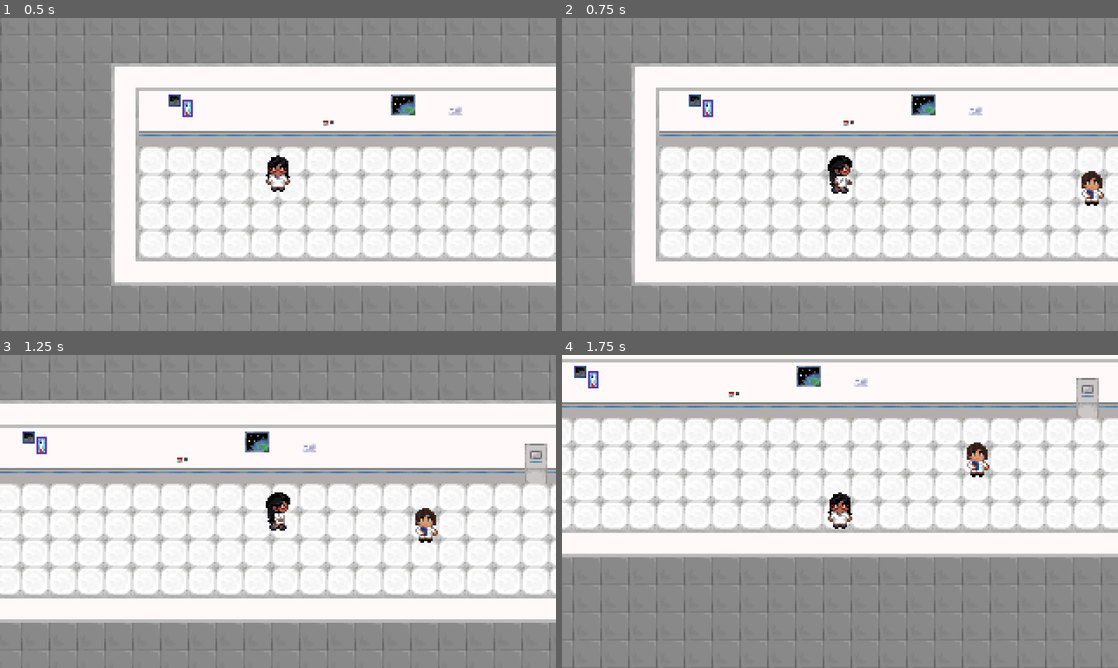
Above: before the commit, frames 1-4 (two rows, left to right).
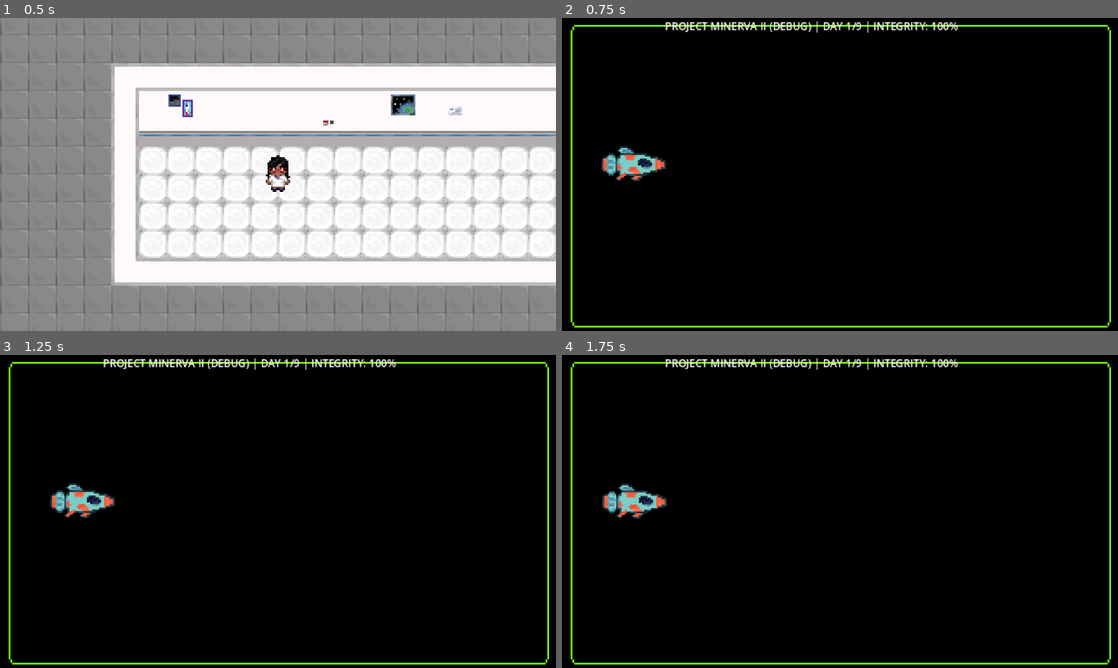
Above: after the commit, the same moments.

Repository: Eduplyer/RocketMission
Game: Godot game, scene res://Environment/space_center.tscn
The game is run twice, just before and just after one commit, with the same random seed, the same clock (stepped at 60 frames per second) and the same inputs.
Inputs (mouse positions are in pixels of both pictures, inside the frame that each line leads up to):
- Up to frame 1 (0.5 s): no input
- Up to frame 2 (0.75 s): tap Enter at 0.5 s; move the mouse to (962, 158) at 0.52 s; hold D (Right) from 0.53 s (still down); tap 1 at 0.6 s
- Up to frame 3 (1.25 s): keep holding D (Right)
- Up to frame 4 (1.75 s): move the mouse to (728, 527) at 1.27 s; release D (Right) at 1.28 s; hold S (Down) from 1.28 s (still down); tap E (Take) at 1.35 s; tap 1 at 1.55 s

Frame 1 is identical in both runs. In frame 2, 100% of the frame differs, in the area x 0-100%, y 0-100%; in frame 3, 100%; in frame 4, 100%.

Commit message:
final3

Diff:
--- a/Screens/build_rocket.gd
+++ b/Screens/build_rocket.gd
@@ -117,6 +117,12 @@
 	preparar_pestanas()
 	preparar_barras()
 	preparar_boton_construir()
+	if GmatManager and not GmatManager.mision_actual.is_empty():
+		var nombre_m: String = GmatManager.mision_actual.get("nombre", "")
+		# Todas tus misiones actuales llevan tripulación ("Test life support", "Crewed loop", "Crew transfer")
+		tipo_mision = "humana"
+		if "Minerva" in nombre_m:
+			aterrizaje = false
 	# Si el jugador ya había elegido piezas (y volvió "atrás"), se recuperan; si no, empieza de cero.
 	if not _restaurar_borrador():
 		configurar_mision(tipo_mision, aterrizaje)
@@ -475,6 +481,7 @@
 		"version": 1,
 		"tipo_mision": tipo_mision,
 		"aterrizaje": aterrizaje,
+		"destino": "luna_sobrevuelo" if "Minerva" in GmatManager.mision_actual.get("nombre", "") else "orbita_baja",
 		"piezas": seleccionadas.duplicate(),
 		"totales": {
 			"masa": tot["masa"],                      # unidades del juego
@@ -872,4 +879,16 @@
 						falta = false
 			if falta:
 				avisos.append("%s: %s" % [p["nombre"], String(pe["efecto"]).replace("_", " ")])
+	# Exigir subsistemas vitales mínimos para cualquier nave espacial
+	var categorias_presentes := {}
+	for id in ids:
+		categorias_presentes[piezas[id]["categoria"]] = true
+
+	var obligatorias := ["potencia", "control_actitud", "comunicaciones"]
+	if tipo_mision == "humana":
+		obligatorias.append("soporte_vital")
+
+	for cat in obligatorias:
+		if not categorias_presentes.has(cat):
+			errores.append("Missing subsystem: " + NOMBRES_CATEGORIA[cat])
 	return {"errores": errores, "avisos": avisos}
--- a/Screens/gmat.tscn
+++ b/Screens/gmat.tscn
@@ -68,6 +68,7 @@
 layout_mode = 2
 theme_override_colors/up_icon_modulate = Color(0, 0, 0, 1)
 theme_override_colors/down_icon_modulate = Color(0, 0, 0, 1)
+max_value = 500000.0
 
 [node name="LabelInclination" type="Label" parent="Panel/VBoxContainer"]
 layout_mode = 2
--- a/Scripts/GameManager.gd
+++ b/Scripts/GameManager.gd
@@ -1,103 +1,53 @@
 extends Node
 
-const PENALIZACION_PARAMETRO_GMAT := 20.0
-const RIESGO_BASE_MISION := 5.0
-
-## Ponlo en false antes de exportar el juego final para desactivar F8
+## Ponlo en false antes de exportar el juego final para desactivar teclas de prueba
 @export var debug_tecla_activa: bool = true
 @export var requerir_astronauta: bool = false
 
+# Estado de completado de cada etapa
 var nave_lista: bool = false
 var cohete_listo: bool = false
 var astronauta_listo: bool = false
 
-var riesgo_nave: float = 0.0
-var riesgo_cohete: float = 0.0
+# Penalizaciones acumuladas por malas decisiones de ingeniería (se restan a la integridad inicial en el espacio)
+var penalizacion_integridad_nave: int = 0
+var penalizacion_integridad_cohete: int = 0
 var riesgo_astronauta: float = 0.0
 
 var datos_nave: Dictionary = {}
 var datos_cohete: Dictionary = {}
 var astronauta_elegido: Dictionary = {}
-
-var detalle_nave: String = "Sin avisos técnicos"
-var detalle_cohete: String = "Sin avisos técnicos"
-
-signal estado_actualizado(probabilidad_exito: float, riesgo_total: float)
+var reporte_final: Dictionary = {}
+
+var detalle_nave: String = "Nominal"
+var detalle_cohete: String = "Nominal"
+
+signal estado_actualizado(integridad_inicial: int)
 signal lanzamiento_finalizado(resultado: Dictionary)
 
-
-
-# --- ATAJO DE PRUEBA (TECLA F8) ---
+# Teletransporte de main_character tras salir del ensamblaje
+var teletransporte_pendiente: bool = false
+var posicion_destino_player: Vector2 = Vector2.ZERO
+
+
 func _unhandled_input(event: InputEvent) -> void:
 	if not debug_tecla_activa:
 		return
 	if event is InputEventKey and event.pressed and not event.echo:
 		if event.keycode == KEY_1 or event.keycode == KEY_KP_1:
-			pass
-
-
-func forzar_prueba_eventos() -> void:
-	print("[GameManager DEBUG] Activando space screen desde GUI con F8...")
-
-	if GmatManager.mision_actual.is_empty():
-		GmatManager.mision_actual = {
-			"nombre": "Project Minerva II (Debug)",
-			"destino": "Lunar Flyby - 9 Days",
-			"duracion_dias": 9,
-			"pista": "Debug flight simulation."
-		}
-	if GmatManager.parametros_jugador.is_empty():
-		GmatManager.parametros_jugador = {
-			"altitud": 384000.0,
-			"inclination": 28.5,
-			"circularity": 5.0
-		}
-	GmatManager.mision_exitosa = true
-	GmatManager.ultimo_resultado = {
-		"exito": true,
-		"altitud_ok": true,
-		"inclinacion_ok": true,
-		"circularidad_ok": true
-	}
-
-	nave_lista = true
-	cohete_listo = true
-	astronauta_listo = true
-	riesgo_nave = 0.0
-	riesgo_cohete = 0.0
-	riesgo_astronauta = 0.0
-
-	abrir_pantalla_eventos()
-
-
-# --- ABRIR LA PANTALLA INSTANCIADA EN GUI ---
-func abrir_pantalla_eventos() -> void:
-	var pantalla := get_tree().get_first_node_in_group("pantalla_eventos")
-	if pantalla and pantalla.has_method("iniciar_simulacion_vuelo"):
-		pantalla.iniciar_simulacion_vuelo()
-	else:
-		push_error("No se encontró 'space screen' en el grupo 'pantalla_eventos' dentro de GUI.")
-
-
-# --- REGISTRO DE ETAPAS ---
-func registrar_nave(riesgo_calculado: float, descripcion_fallo: String = "", datos: Dictionary = {}) -> void:
-	nave_lista = true
-	datos_nave = datos.duplicate(true)
-	riesgo_nave = clampf(riesgo_calculado, 0.0, 15.0)
-	detalle_nave = descripcion_fallo if descripcion_fallo != "" else "Configuración nominal"
-	cohete_listo = false
-	_notificar_cambio()
-var teletransporte_pendiente: bool = false
-var posicion_destino_player: Vector2 = Vector2.ZERO
+			forzar_prueba_eventos()
+
+
+func _process(_delta: float) -> void:
+	if teletransporte_pendiente:
+		_intentar_teletransportar_player()
+
 
 func solicitar_teletransporte_player(pos: Vector2) -> void:
 	posicion_destino_player = pos
 	teletransporte_pendiente = true
 	_intentar_teletransportar_player()
 
-func _process(_delta: float) -> void:
-	if teletransporte_pendiente:
-		_intentar_teletransportar_player()
 
 func _intentar_teletransportar_player() -> void:
 	var escena := get_tree().current_scene
@@ -112,11 +62,25 @@
 		player.global_position = posicion_destino_player
 		teletransporte_pendiente = false
 
+
+# --- REGISTRO DE ETAPAS ---
+
+func registrar_nave(riesgo_calculado: float, descripcion_fallo: String = "", datos: Dictionary = {}) -> void:
+	nave_lista = true
+	datos_nave = datos.duplicate(true)
+	# Cada aviso técnico de la nave resta integridad inicial al despegar (máx -25%)
+	penalizacion_integridad_nave = clampi(int(round(riesgo_calculado)), 0, 25)
+	detalle_nave = descripcion_fallo if descripcion_fallo != "" else "Nominal"
+	cohete_listo = false
+	_notificar_cambio()
+
+
 func registrar_cohete(riesgo_calculado: float, descripcion_fallo: String = "", datos: Dictionary = {}) -> void:
 	cohete_listo = true
 	datos_cohete = datos.duplicate(true)
-	riesgo_cohete = clampf(riesgo_calculado, 0.0, 25.0)
-	detalle_cohete = descripcion_fallo if descripcion_fallo != "" else "Configuración nominal"
+	# Baja fiabilidad o vulnerabilidades del cohete restan integridad inicial (máx -35%)
+	penalizacion_integridad_cohete = clampi(int(round(riesgo_calculado)), 0, 35)
+	detalle_cohete = descripcion_fallo if descripcion_fallo != "" else "Nominal"
 	_notificar_cambio()
 
 
@@ -128,47 +92,48 @@
 	_notificar_cambio()
 
 
-# --- CÁLCULO DE RIESGO ---
-func obtener_riesgo_gmat() -> float:
-	if GmatManager.ultimo_resultado.is_empty():
-		return 60.0
-
-	var res: Dictionary = GmatManager.ultimo_resultado
-	var riesgo := 0.0
-	if not res.get("altitud_ok", false):
-		riesgo += PENALIZACION_PARAMETRO_GMAT
-	if not res.get("inclinacion_ok", false):
-		riesgo += PENALIZACION_PARAMETRO_GMAT
-	if not res.get("circularidad_ok", false):
-		riesgo += PENALIZACION_PARAMETRO_GMAT
-	return riesgo
-
-
-func calcular_riesgo_total() -> float:
-	var total := RIESGO_BASE_MISION + obtener_riesgo_gmat() + riesgo_cohete + riesgo_nave + riesgo_astronauta
-	return clampf(total, 1.0, 99.0)
-
-
-func obtener_probabilidad_exito() -> float:
-	return 100.0 - calcular_riesgo_total()
+# Calcula con cuánta integridad (40% a 100%) empezará la nave en space_screen
+func obtener_integridad_inicial() -> int:
+	var dano_previo := penalizacion_integridad_nave + penalizacion_integridad_cohete + int(round(riesgo_astronauta))
+	return clampi(100 - dano_previo, 40, 100)
 
 
 func _notificar_cambio() -> void:
-	estado_actualizado.emit(obtener_probabilidad_exito(), calcular_riesgo_total())
-
-
-# --- VERIFICACIÓN Y LANZAMIENTO ---
+	estado_actualizado.emit(obtener_integridad_inicial())
+
+
+# --- VERIFICACIÓN ESTRICTA DE SECUENCIA ---
+
 func verificar_requisitos_lanzamiento() -> Dictionary:
 	var faltantes: Array[String] = []
 
+	# 1. Misión aceptada
 	if GmatManager.mision_actual.is_empty():
 		faltantes.append("Select and accept a Mission")
+
+	# 2. GMAT calibrado Y dentro de los rangos correctos de la misión
 	if GmatManager.parametros_jugador.is_empty():
 		faltantes.append("Calibrate orbital parameters in GMAT")
+	elif not GmatManager.mision_exitosa:
+		var res: Dictionary = GmatManager.ultimo_resultado
+		var errores_gmat: Array[String] = []
+		if not res.get("altitud_ok", false):
+			errores_gmat.append("Altitude")
+		if not res.get("inclinacion_ok", false):
+			errores_gmat.append("Inclination")
+		if not res.get("circularidad_ok", false):
+			errores_gmat.append("Circularity")
+		faltantes.append("Fix GMAT orbit (%s out of range)" % ", ".join(errores_gmat))
+
+	# 3. Nave armada
 	if not nave_lista:
-		faltantes.append("Build the Spacecraft")
+		faltantes.append("Build a valid Spacecraft")
+
+	# 4. Cohete armado
 	if not cohete_listo:
-		faltantes.append("Assemble the Rocket")
+		faltantes.append("Assemble a compatible Rocket")
+
+	# 5. Astronauta (si está activado)
 	if requerir_astronauta and not astronauta_listo:
 		faltantes.append("Assign an Astronaut")
 
@@ -188,55 +153,47 @@
 		return {
 			"exito": false,
 			"probabilidad_exito": 0.0,
-			"causa_fallo": "Missing steps: " + ", ".join(chequeo["faltantes"])
+			"causa_fallo": "Missing steps:\n• " + "\n• ".join(chequeo["faltantes"])
 		}
 
-	var prob_exito := obtener_probabilidad_exito()
-	var tirada := randf() * 100.0
-	var exito := tirada <= prob_exito
-
-	var causa_fallo := ""
-	if not exito:
-		causa_fallo = _determinar_causa_probable()
-
+	var integridad_salida := obtener_integridad_inicial()
 	var resultado := {
-		"exito": exito,
-		"probabilidad_exito": prob_exito,
-		"tirada": tirada,
-		"causa_fallo": causa_fallo,
-		"desglose_riesgo": {
-			"gmat": obtener_riesgo_gmat(),
-			"cohete": riesgo_cohete,
-			"nave": riesgo_nave,
-			"astronauta": riesgo_astronauta
-		}
+		"exito": true,
+		"probabilidad_exito": float(integridad_salida),
+		"integridad_inicial": integridad_salida,
+		"causa_fallo": ""
 	}
 
 	lanzamiento_finalizado.emit(resultado)
 	return resultado
 
 
-func _determinar_causa_probable() -> String:
-	var r_gmat := obtener_riesgo_gmat()
-
-	if r_gmat >= riesgo_cohete and r_gmat >= riesgo_nave and r_gmat >= riesgo_astronauta and r_gmat > 0.0:
-		return "Orbital trajectory error (GMAT parameters out of range)."
-	elif riesgo_cohete >= riesgo_nave and riesgo_cohete >= riesgo_astronauta and riesgo_cohete > 0.0:
-		return "Rocket propulsion or structural failure: " + detalle_cohete
-	elif riesgo_nave >= riesgo_astronauta and riesgo_nave > 0.0:
-		return "Spacecraft subsystem failure: " + detalle_nave
-	elif riesgo_astronauta > 0.0:
-		return "Crew piloting error during ascent burn."
+func abrir_pantalla_eventos() -> void:
+	var pantalla := get_tree().get_first_node_in_group("pantalla_eventos")
+	if pantalla and pantalla.has_method("iniciar_simulacion_vuelo"):
+		pantalla.iniciar_simulacion_vuelo()
 	else:
-		return "Unforeseen anomaly during liftoff."
+		push_error("No se encontró 'space screen' en el grupo 'pantalla_eventos' dentro de GUI.")
+
+
+func registrar_resultado_final(exito: bool, motivo: String = "", resumen_vuelo: Dictionary = {}) -> void:
+	reporte_final = {
+		"exito": exito,
+		"mision": GmatManager.mision_actual.get("nombre", "Unknown Mission"),
+		"destino": GmatManager.mision_actual.get("destino", "Unknown"),
+		"motivo": motivo,
+		"integridad": resumen_vuelo.get("integridad_final", 0),
+		"fallos": resumen_vuelo.get("fallos", 0),
+		"progreso": resumen_vuelo.get("progreso", 0.0)
+	}
 
 
 func reiniciar_mision() -> void:
 	nave_lista = false
 	cohete_listo = false
 	astronauta_listo = false
-	riesgo_nave = 0.0
-	riesgo_cohete = 0.0
+	penalizacion_integridad_nave = 0
+	penalizacion_integridad_cohete = 0
 	riesgo_astronauta = 0.0
 	datos_nave.clear()
 	datos_cohete.clear()
@@ -244,3 +201,28 @@
 	GmatManager.mision_actual.clear()
 	GmatManager.parametros_jugador.clear()
 	GmatManager.ultimo_resultado.clear()
+	GmatManager.mision_exitosa = false
+
+
+# --- ATAJO DE PRUEBA (TECLA 1) ---
+func forzar_prueba_eventos() -> void:
+	print("[GameManager DEBUG] Activando space screen desde GUI con tecla 1...")
+	if GmatManager.mision_actual.is_empty():
+		GmatManager.mision_actual = {
+			"nombre": "Project Minerva II (Debug)",
+			"destino": "Lunar Flyby - 9 Days",
+			"duracion_dias": 9,
+			"pista": "Debug flight simulation."
+		}
+	if GmatManager.parametros_jugador.is_empty():
+		GmatManager.parametros_jugador = {"altitud": 384000.0, "inclination": 28.5, "circularity": 5.0}
+	GmatManager.mision_exitosa = true
+	GmatManager.ultimo_resultado = {"exito": true, "altitud_ok": true, "inclinacion_ok": true, "circularidad_ok": true}
+
+	nave_lista = true
+	cohete_listo = true
+	astronauta_listo = true
+	penalizacion_integridad_nave = 0
+	penalizacion_integridad_cohete = 0
+	riesgo_astronauta = 0.0
+	abrir_pantalla_eventos()
--- a/Scripts/space_screen.gd
+++ b/Scripts/space_screen.gd
@@ -285,7 +285,7 @@
 
 
 func _iniciar_vuelo() -> void:
-	integridad = 100
+	integridad = GameManager.obtener_integridad_inicial()
 	fallos_cometidos = 0
 	indice_evento_actual = 0
 	tiempo_vuelo = 0.0
@@ -401,7 +401,20 @@
 		"fallos": fallos_cometidos,
 		"progreso": 100.0
 	}
+
+	# Guarda el reporte en GameManager si ya agregaste esa función
+	if GameManager.has_method("registrar_resultado_final"):
+		GameManager.registrar_resultado_final(true, "", resumen)
+
 	mision_completada.emit(resumen)
 	print("[SpaceScreen] MISSION ACCOMPLISHED -> ", resumen)
+
+	# 1. Primero muestra el texto en el HUD
 	label_hud.text = "MISSION ACCOMPLISHED! INTEGRITY: %d%%" % integridad
 	label_hud.add_theme_color_override("font_color", Color(0.3, 1.0, 0.4))
+
+	# 2. Espera 1.5 segundos para que se lea y cambia a la escena Win
+	await get_tree().create_timer(1.5).timeout
+	var err := get_tree().change_scene_to_file("res://Screens/win.tscn")
+	if err != OK:
+		push_error("No se pudo abrir res://Screens/win.tscn. Verifica que la ruta y mayúsculas coincidan.")
